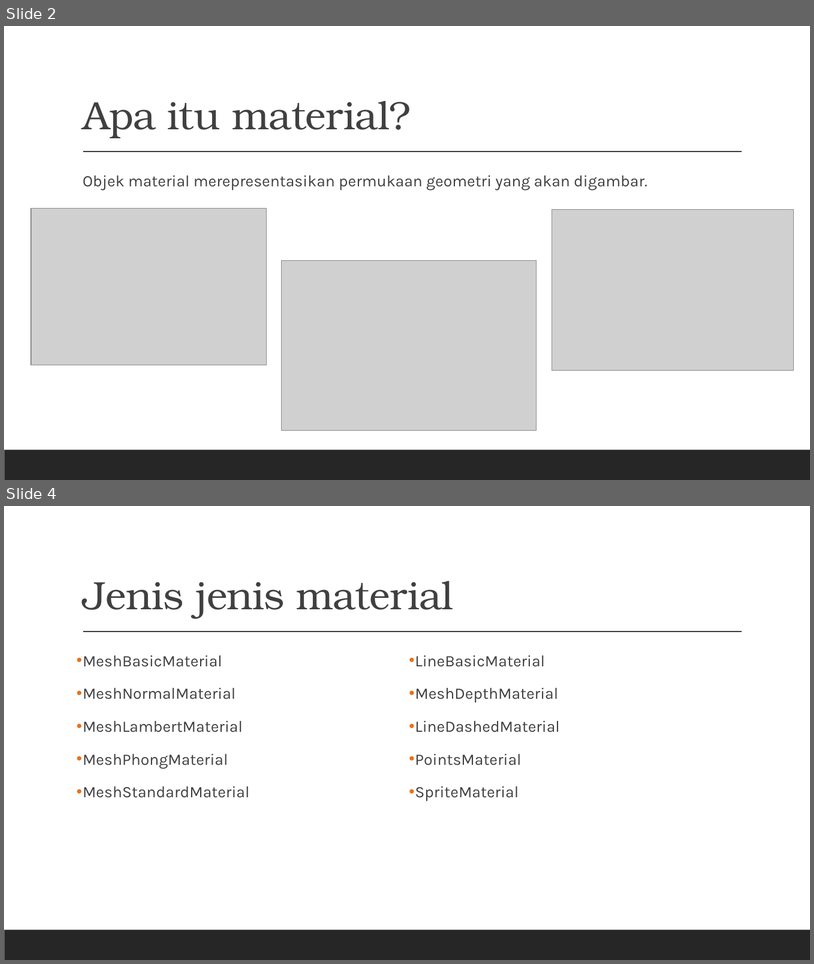
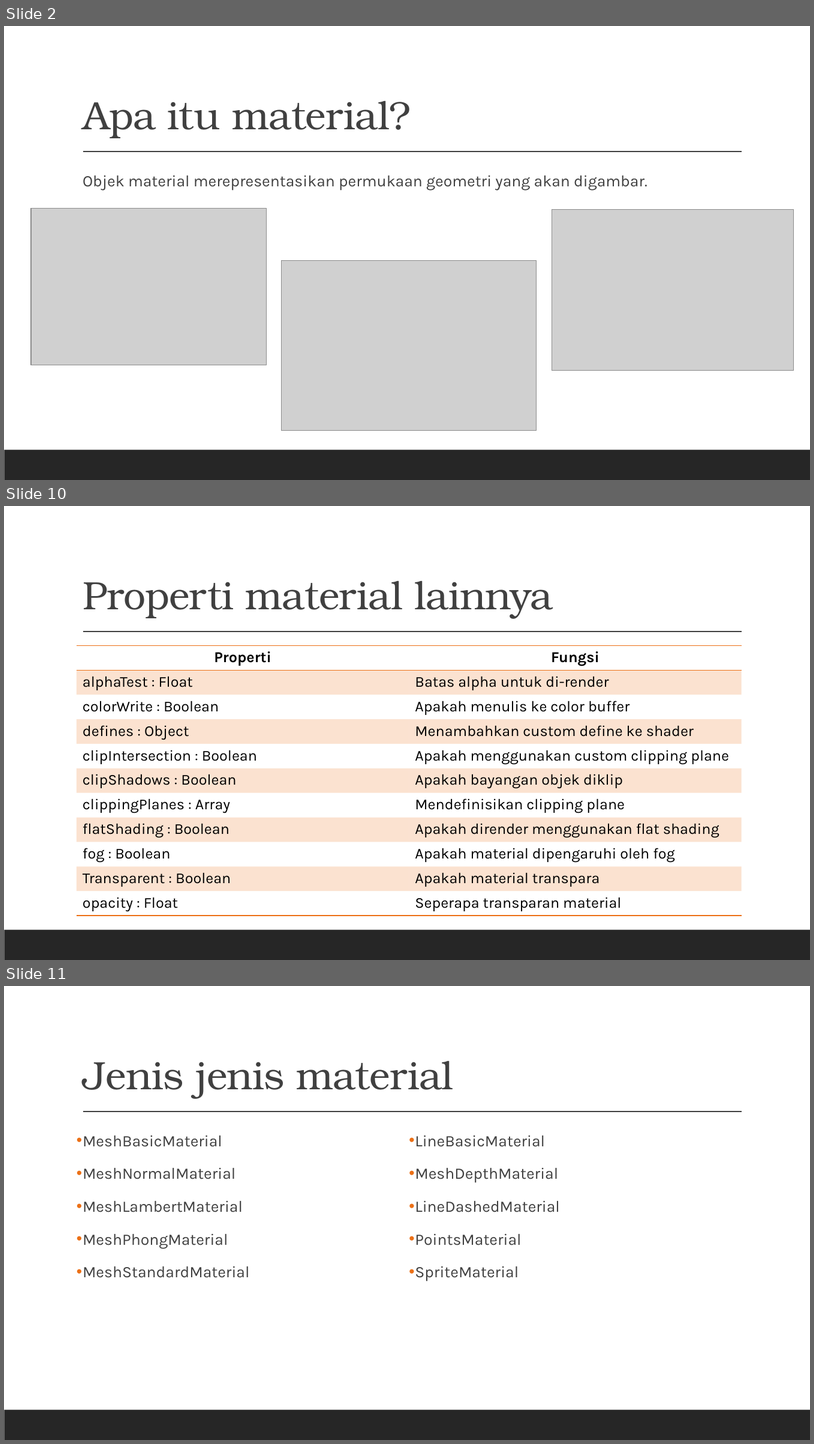
Before and after one commit to grafkom-2020/presentasi-threejs-grafkom-gang, a slide deck: documents/MATERIAL.pptx. Shown one above the other, each under a label of ours: slides 2 and 4 before the commit, slides 2, 10 and 11 after it; the slides between them are not shown. The pictures are 814x964 and 814x1444 pixels, drawn with LibreOffice and Linux fonts; fonts in the diff are those of the drawing; grey boxes stand for pictures. Boxes give left, top, right and bottom in pixels: in the first picture for what was removed or moved away, otherwise in the second. Text is boxed around its words. In the diff, an @@ line names an element or a change of style, - is before the commit and + after.

```diff
--- a/documents/MATERIAL.pptx
+++ b/documents/MATERIAL.pptx
@@ slide 10 added at [4,506,810,960], background #FFFFFF; not listed: 2 template elements that a slide beside it also shows @@
@@ title added at [83,581,554,619], 47 pt, text #404040 @@
+Properti material lainnya
@@ table added at [77,646,742,916], 11 rows, 2 columns @@
+Properti | Fungsi
+alphaTest : Float | Batas alpha untuk di-render
+colorWrite : Boolean | Apakah menulis ke color buffer
+defines : Object | Menambahkan custom define ke shader
+clipIntersection : Boolean | Apakah menggunakan custom clipping plane
+clipShadows : Boolean | Apakah bayangan objek diklip
+clippingPlanes : Array | Mendefinisikan clipping plane
+flatShading : Boolean | Apakah dirender menggunakan flat shading
+fog : Boolean | Apakah material dipengaruhi oleh fog
+Transparent : Boolean | Apakah material transpara
+opacity : Float | Seperapa transparan material
@@ what was slide 4 is now slide 11 @@
```
Also in this commit, not shown: 7 other slides added, 1 slide removed, 18 other files.
